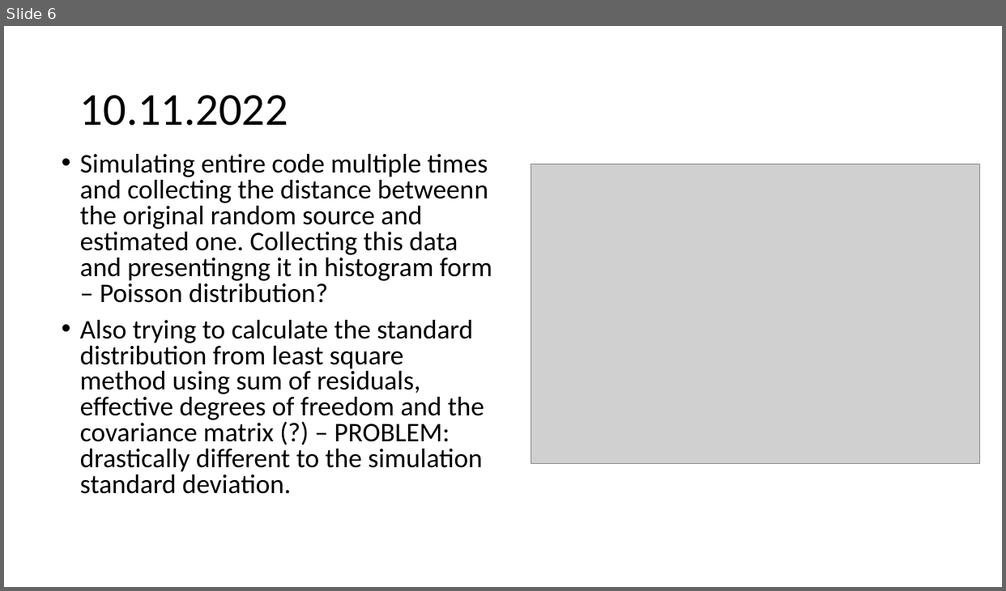
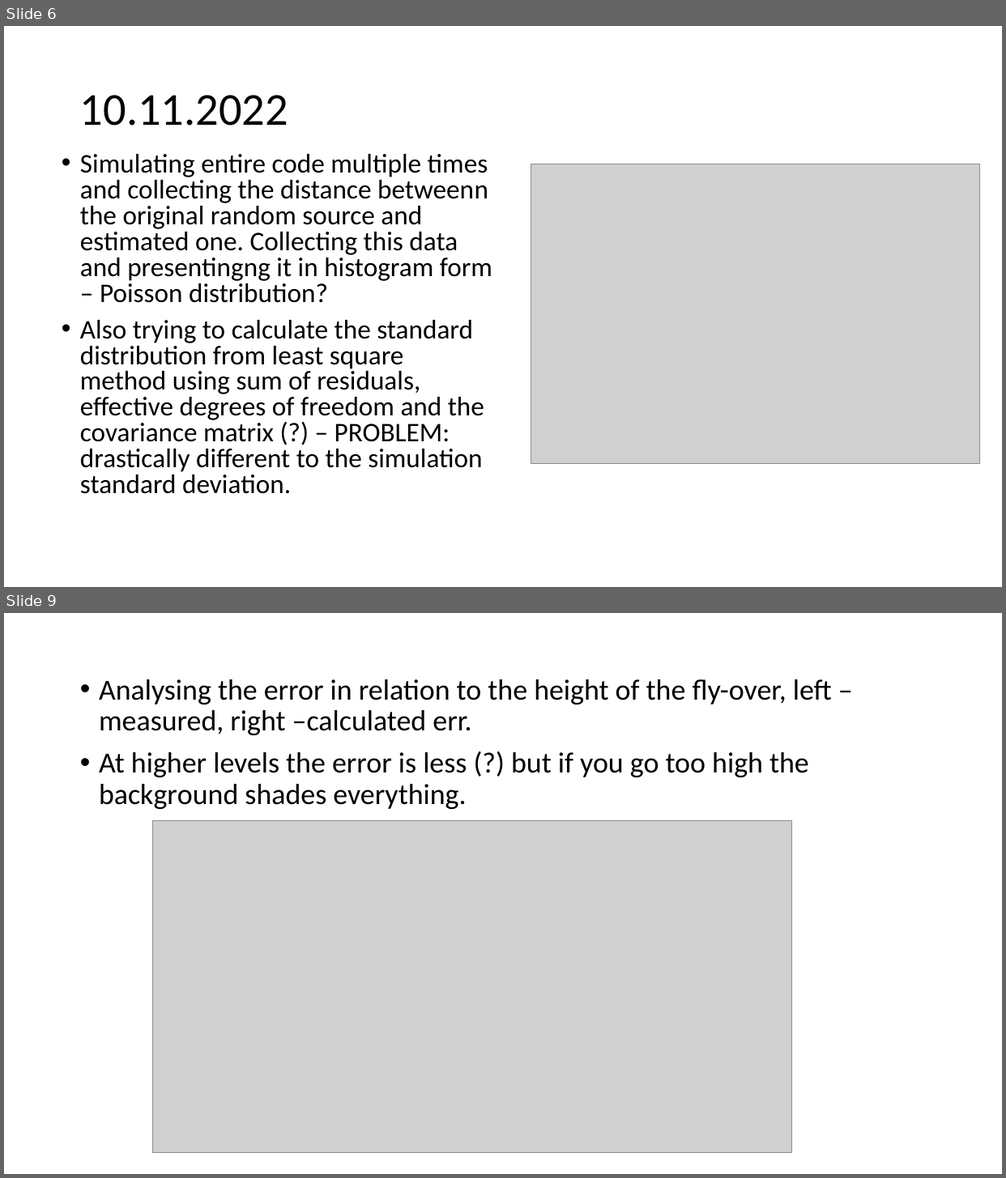
Before and after one commit to urhtrinko/DroneRadioactivity_student_job, a slide deck: reports/work_diary.pptx. Shown one above the other, each under a label of ours: slide 6 before the commit, slides 6 and 9 after it; the slides between them are not shown. The pictures are 1006x591 and 1006x1178 pixels, drawn with LibreOffice and Linux fonts; fonts in the diff are those of the drawing; grey boxes stand for pictures. Boxes give left, top, right and bottom in pixels: in the first picture for what was removed or moved away, otherwise in the second. Text is boxed around its words. In the diff, an @@ line names an element or a change of style, - is before the commit and + after.

```diff
--- a/reports/work_diary.pptx
+++ b/reports/work_diary.pptx
@@ slide 9 added at [4,613,1002,1174], background #FFFFFF @@
@@ text added at [99,679,832,809], 28 pt, text #000000 @@
+• Analysing the error in relation to the height of the fly-over, left – measured, right –calculated err.
+• At higher levels the error is less (?) but if you go too high the background shades everything.
@@ picture added at [153,821,792,1152] @@
```
Also in this commit, not shown: 2 slides changed, 1 other slide added, 4 other files.
